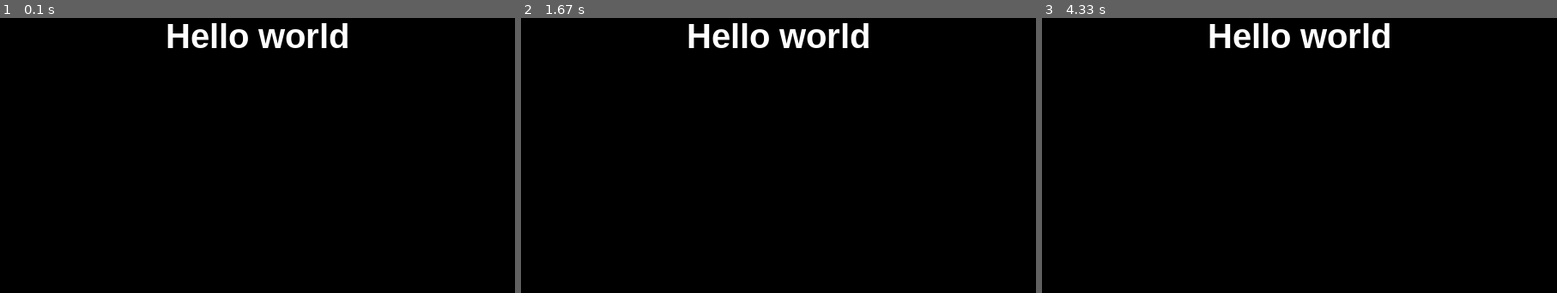
Above: before the commit, frames 1-3 (left to right).
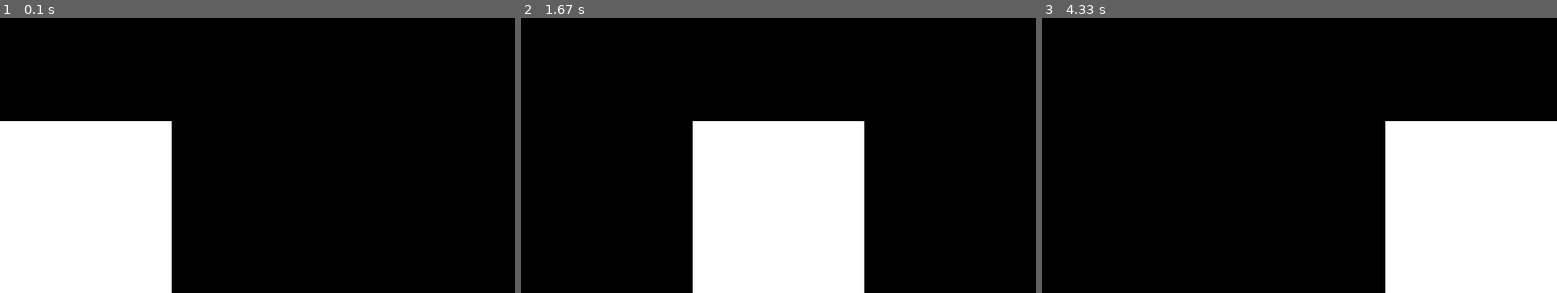
Above: after the commit, the same moments.

Repository: hsiang086/crc-static-exhibition
Game: pygame game, started from balloon/main.py
Same seed, same stepped clock (60 frames per second), same inputs: the game is played once before the commit and once after it.
Inputs:
- Up to frame 1 (0.1 s): no input
- Up to frame 2 (1.67 s): hold Right 0.33-0.8 s; hold Right 0.83-1.3 s; hold Left from 1.33 s (still down)
- Up to frame 3 (4.33 s): release Left at 1.87 s; hold Left 1.9-2.3 s; hold Right 2.33-2.97 s; hold Left 3-3.47 s; hold D 3.5-3.97 s; hold Right from 4 s (still down)

The runs differ from the first frame. In frame 1, 22% of the frame differs, in the area x 0-68%, y 1-100%; in frame 2, 22%; in frame 3, 22%.

Commit message:
Update main.py

Diff:
--- a/balloon/main.py
+++ b/balloon/main.py
@@ -1,27 +1,42 @@
 import pygame
 
+BLACK = (0, 0, 0)
+WHITE = (255, 255, 255)
 FPS = 60
 RES = W, H = (600,600)
 
 center_x = W // 2
 center_y = H // 2
 
+pixel_w = W // 3
+
 pygame.init()
+
+player = pygame.Surface((200,200))
+player.fill(WHITE)
+player_x = 0
+
 screen = pygame.display.set_mode(RES)
 clock = pygame.time.Clock()
 font = pygame.font.SysFont('Arial', 40, bold=True)
-def text_display(char, x, y):
-    text = font.render(str(char), True, (255,255,255))
+
+def text_display(char, x, y, color):
+    text = font.render(str(char), True, color)
     text_rect = text.get_rect(center=(x, y))
     screen.blit(text, text_rect)
-
+right, left = 0, 0
 running = True
-
 while running:
     clock.tick(FPS)
     pygame.display.set_caption("main")
-    screen.fill((0,0,0))
-    text_display("Hello world",center_x,center_y)
+    screen.fill(BLACK)
+    player_x += ((right+left) * pixel_w)
+    right, left = 0, 0
+    if player_x > W - pixel_w:
+        player_x = W - pixel_w
+    elif player_x < 0:
+        player_x = 0
+    screen.blit(player,(player_x,H-pixel_w))
     pygame.display.update()
 
     for event in pygame.event.get():
@@ -30,6 +45,8 @@
         if event.type == pygame.KEYDOWN:
             if event.key == pygame.K_ESCAPE:
                 running = False
-        if pygame.key.get_pressed()[pygame.K_SPACE]:
-            paused = not paused
+            if event.key == pygame.K_RIGHT or event.key == pygame.K_d:
+                right = 1
+            if event.key == pygame.K_LEFT or  event.key == pygame.K_a:
+                left = -1
 pygame.quit()
